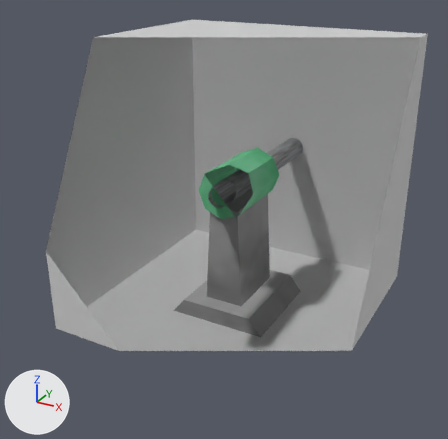
An edit to the OBJ model src/main/resources/assets/eln/model/turbineSteam/StraightJoint.obj, drawn before and after from the same camera.
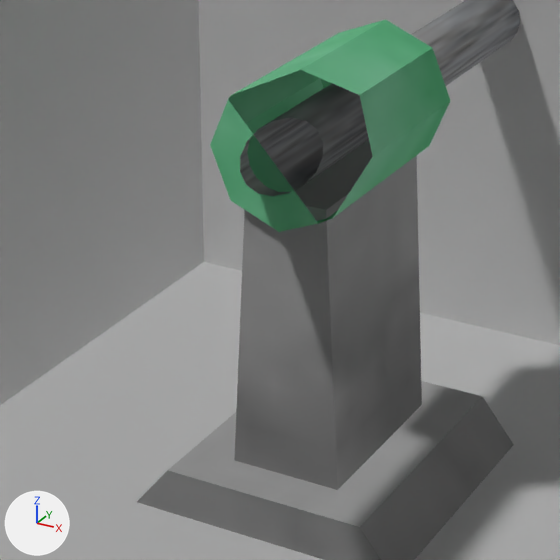
Each version appears first whole from a 50 mm lens placed at (0.978, -1.901, 0.788), pointed at (-0.026, -0.076, -0.124), and next in a close-up on the part from 28% to 71% of the width and 32% to 75% of the height. The lights are fixed; the arrows at lower left show +X, +Y and +Z. Everything nearer to the camera than a plane just in front of the edit is cut away. Where no turn or scale is listed for an object, it has been applied to the vertices. Vertices at the same position are counted once.

Objects in the first close-up: 'Cowl', 'Minecraft_Block_Cube.001', 'Shaft', 'Stand'.
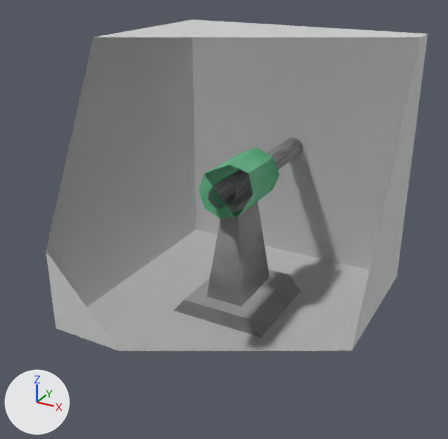
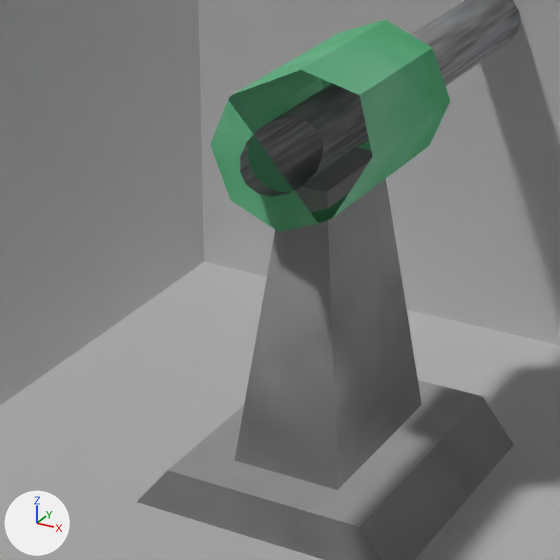
Pixel boxes (x1, y1, x2, y2) of what changed, in the close-ups (560 x 560 px; the box of a moved part takes in the faces that stretch with it):
'Stand', reshaped: before (137, 140, 514, 560); after (137, 148, 514, 560)
part 1 of me_stand, moved or reshaped: before (234, 140, 422, 460); after (235, 148, 422, 460)

Patch to the scene script:
```diff
--- a/src/main/resources/assets/eln/model/turbineSteam/StraightJoint.obj.py
+++ b/src/main/resources/assets/eln/model/turbineSteam/StraightJoint.obj.py
@@ me_stand @@
 me_stand.from_pydata(...)  # 24 vertices, 24 faces; spans x -0.188..0.188, y -0.188..0.187, z -0.5..-0.06
 # used by ob_stand; location = (0.0, 0.0, 0.0)
-me_stand.vertices[20].co = (-0.055, -0.125, -0.06)
-me_stand.vertices[21].co = (-0.055, 0.125, -0.06)
-me_stand.vertices[22].co = (0.055, 0.125, -0.06)
-me_stand.vertices[23].co = (0.055, -0.125, -0.06)  # pixel (326, 210)
+# me_stand part 1
+me_stand.vertices[20].co = (-0.03, -0.075, -0.06)
+me_stand.vertices[21].co = (-0.03, 0.075, -0.06)
+me_stand.vertices[22].co = (0.03, 0.075, -0.06)
+me_stand.vertices[23].co = (0.03, -0.075, -0.06)  # pixel (327, 191)
 me_stand.materials.append(mat_none_base_png)
```
